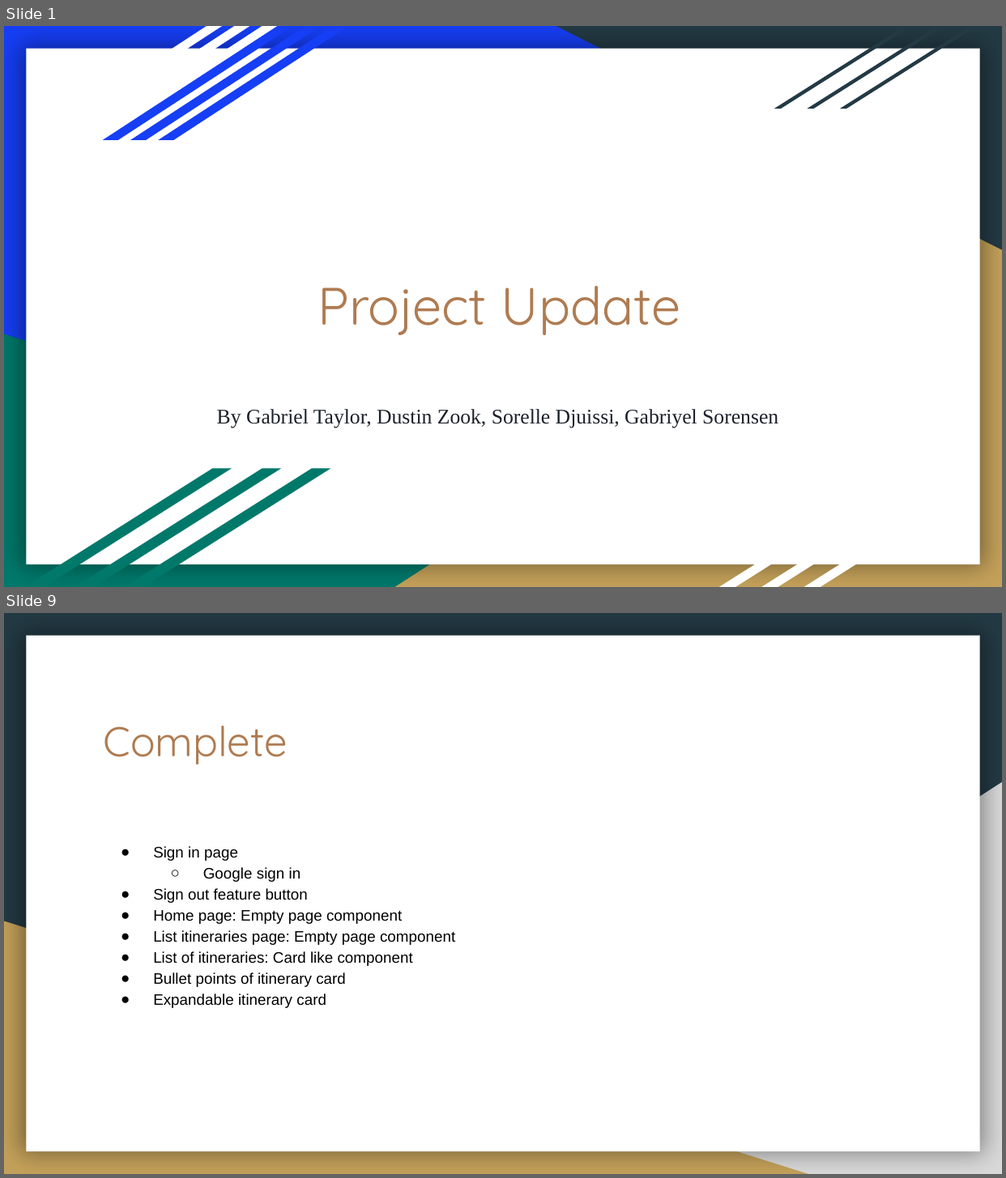
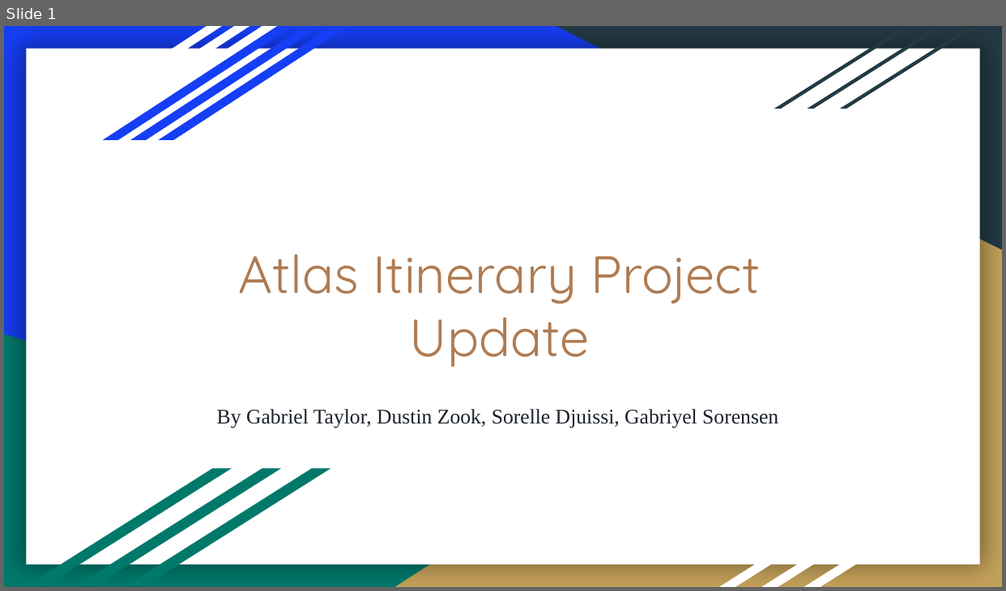
Before and after one commit to DustinWZook/Atlas-Itinerary, a slide deck: Documents/Progress Update/Project Update.pptx. Shown one above the other, each under a label of ours: slides 1 and 9 before the commit, slide 1 after it; the slides between them are not shown. The pictures are 1006x1178 and 1006x591 pixels, drawn with LibreOffice and Linux fonts; fonts in the diff are those of the drawing. Boxes give left, top, right and bottom in pixels: in the first picture for what was removed or moved away, otherwise in the second. Text is boxed around its words. In the diff, an @@ line names an element or a change of style, - is before the commit and + after.

```diff
--- a/Documents/Progress Update/Project Update.pptx
+++ b/Documents/Progress Update/Project Update.pptx
@@ slide 9 removed at (4,613,1002,1174), background #233A44; not listed: 1 template element that a slide beside it also shows @@
@@ title removed at (104,726,288,764) @@
-Complete
@@ right triangle removed at (395,782,1002,1174) @@
@@ text removed at (153,846,455,1008) @@
-● Sign in page
-  ○ Google sign in
-● Sign out feature button
-● Home page: Empty page component
-● List itineraries page: Empty page component
-● List of itineraries: Card like component
-● Bullet points of itinerary card
-● Expandable itinerary card
@@ right triangle removed at (4,922,808,1174) @@
@@ slide 1 changed as well @@
@@ title at (239,254,760,367): text changed @@
-Project Update
+Atlas Itinerary Project Update
```
Also in this commit, not shown: 1 other slide changed, 17 slides added, 7 other slides removed, 1 other file.
